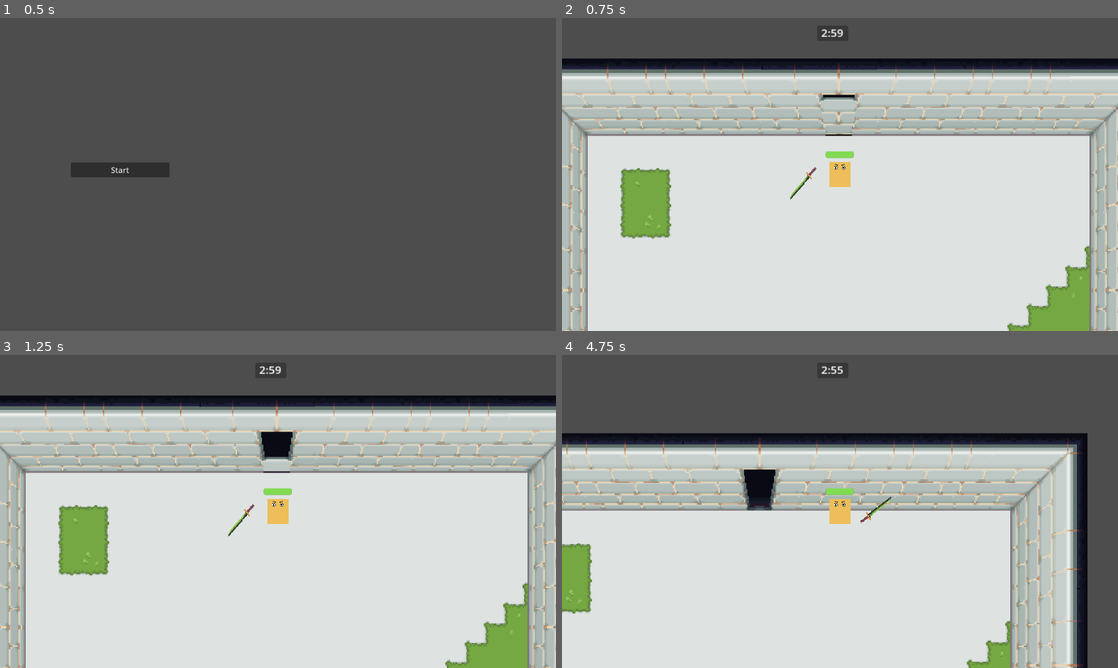
Above: before the commit, frames 1-4 (two rows, left to right).
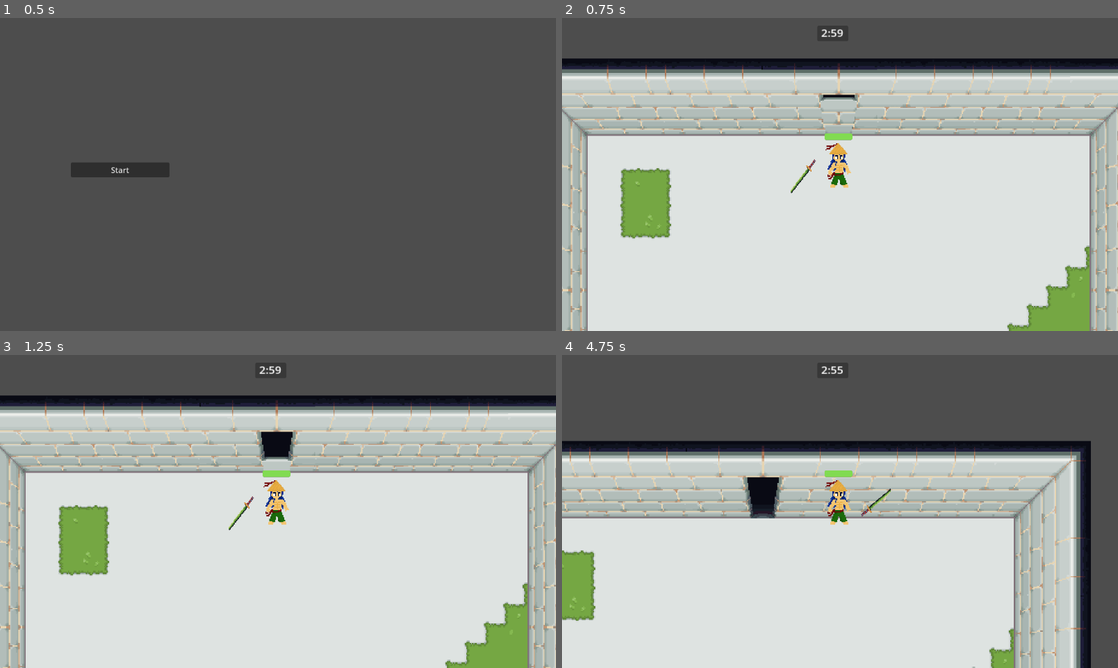
Above: after the commit, the same moments.

Repository: Filip22022/MazePrisoner
Game: Godot game, scene res://game.tscn
Same seed, same stepped clock (60 frames per second), same inputs: the game is played once before the commit and once after it.
Inputs (mouse positions are in pixels of both pictures, inside the frame that each line leads up to):
- Up to frame 1 (0.5 s): no input
- Up to frame 2 (0.75 s): click "Start" at 0.5 s
- Up to frame 3 (1.25 s): no input
- Up to frame 4 (4.75 s): move the mouse to (962, 495) at 1.27 s; hold D (move_right) 1.28-2.03 s; click (962, 495) at 1.35 s; move the mouse to (728, 527) at 2.02 s; hold S (move_down) 2.03-2.78 s; tap Space (Dash) at 2.1, 3.6 s; move the mouse to (895, 442) at 2.77 s; hold D (move_right) 2.78-3.53 s; click (895, 442) at 2.85 s; tap Enter at 3.5 s; move the mouse to (812, 574) at 3.52 s; hold W (move_up) 3.53-4.28 s; move the mouse to (1006, 558) at 4.27 s; hold A (move_left) from 4.28 s (still down); click (1006, 558) at 4.35 s

Frame 1 is identical in both runs. In frame 2, 0.8% of the frame differs, in the area x 41-53%, y 36-58%; in frame 3, 0.8%; in frame 4, 20%, in the area x 0-96%, y 24-100%.

Commit message:
Change player sprite

Diff:
--- a/player/player.tscn
+++ b/player/player.tscn
@@ -1,11 +1,12 @@
 [gd_scene load_steps=10 format=3 uid="uid://bjtvug2n8i8vt"]
 
 [ext_resource type="Script" path="res://player/player.gd" id="1_g7hg3"]
-[ext_resource type="Texture2D" uid="uid://bl0syrxdooqvf" path="res://player/player_sprite.png" id="2_3hb6n"]
+[ext_resource type="Texture2D" uid="uid://dyw0mgn7477td" path="res://player/player_sprite.png" id="2_3hb6n"]
 [ext_resource type="PackedScene" uid="uid://bavgw8hew7hmh" path="res://sword/sword.tscn" id="3_brsre"]
 [ext_resource type="Script" path="res://nodes/Hurtbox.gd" id="3_y2d3n"]
 
 [sub_resource type="CircleShape2D" id="CircleShape2D_8el24"]
+radius = 11.5829
 
 [sub_resource type="CircleShape2D" id="CircleShape2D_uyu8n"]
 radius = 87.963
@@ -35,16 +36,22 @@
 script = ExtResource("1_g7hg3")
 
 [node name="Sprite2D" type="Sprite2D" parent="."]
+position = Vector2(3.65103, -27.3149)
+scale = Vector2(3, 3)
 texture = ExtResource("2_3hb6n")
+hframes = 2
+vframes = 2
+frame = 1
 
 [node name="CollisionShape2D" type="CollisionShape2D" parent="."]
-position = Vector2(-2.44379e-06, 15.1749)
-scale = Vector2(2.20646, 1.69259)
+position = Vector2(0, 24.2799)
+scale = Vector2(2.57964, 0.632562)
 shape = SubResource("CircleShape2D_8el24")
 
 [node name="HurtBox" type="Area2D" parent="."]
 unique_name_in_owner = true
-scale = Vector2(0.6, 0.6)
+position = Vector2(0, -12.1399)
+scale = Vector2(0.6, 0.721397)
 collision_layer = 0
 collision_mask = 4
 script = ExtResource("3_y2d3n")
@@ -57,10 +64,10 @@
 
 [node name="HealthBar" type="ProgressBar" parent="."]
 unique_name_in_owner = true
-offset_left = -43.1586
-offset_top = -57.6647
-offset_right = 97.8417
-offset_bottom = -30.6647
+offset_left = -47.4634
+offset_top = -103.189
+offset_right = 93.5369
+offset_bottom = -76.1895
 scale = Vector2(0.6, 0.6)
 theme_override_styles/background = SubResource("StyleBoxFlat_67oi0")
 theme_override_styles/fill = SubResource("StyleBoxFlat_5mnl8")
@@ -69,10 +76,11 @@
 metadata/_edit_use_anchors_ = true
 
 [node name="Sword" parent="." instance=ExtResource("3_brsre")]
-position = Vector2(-3.33333, -1.66667)
+position = Vector2(-3.65103, -24.2799)
 scale = Vector2(0.904645, 0.842799)
 
 [node name="TransitionTriggerArea" type="Area2D" parent="."]
+position = Vector2(-3.65103, 0)
 collision_layer = 8
 collision_mask = 8
 
--- a/project.godot
+++ b/project.godot
@@ -83,6 +83,8 @@
 Directions="*res://autoloads/directions.gd"
 PlayerInfo="*res://autoloads/player_info.gd"
 RoomBuilder="*res://autoloads/room_builder.gd"
+GameState="*res://autoloads/game_state.gd"
+InteractionManager="*res://autoloads/interaction_manager.gd"
 
 [display]
 
@@ -133,6 +135,11 @@
 "events": [Object(InputEventKey,"resource_local_to_scene":false,"resource_name":"","device":-1,"window_id":0,"alt_press …(182 unchanged characters)…
 ]
 }
+Interact={
+"deadzone": 0.5,
+"events": [Object(InputEventKey,"resource_local_to_scene":false,"resource_name":"","device":-1,"window_id":0,"alt_pressed":false,"shift_pressed":false,"ctrl_pressed":false,"meta_pressed":false,"pressed":false,"keycode":0,"physical_keycode":69,"key_label":0,"unicode":101,"echo":false,"script":null)
+]
+}
 
 [layer_names]
 
--- a/sword/sword.tscn
+++ b/sword/sword.tscn
@@ -128,6 +128,30 @@
 "transitions": PackedFloat32Array(1),
 "update": 1,
 "values": [true]
+}
+tracks/4/type = "value"
+tracks/4/imported = false
+tracks/4/enabled = true
+tracks/4/path = NodePath("weaponPivot/Sprite2D:rotation")
+tracks/4/interp = 1
+tracks/4/loop_wrap = true
+tracks/4/keys = {
+"times": PackedFloat32Array(0, 0.5, 1),
+"transitions": PackedFloat32Array(1, 1, 1),
+"update": 0,
+"values": [-0.0796233, -0.123222, -0.0796233]
+}
+tracks/5/type = "value"
+tracks/5/imported = false
+tracks/5/enabled = true
+tracks/5/path = NodePath("weaponPivot/Sprite2D:position")
+tracks/5/interp = 1
+tracks/5/loop_wrap = true
+tracks/5/keys = {
+"times": PackedFloat32Array(0, 0.5, 1),
+"transitions": PackedFloat32Array(1, 1, 1),
+"update": 0,
+"values": [Vector2(123.333, -32.6667), Vector2(120, -38), Vector2(123.333, -32.6667)]
 }
 
 [sub_resource type="Animation" id="Animation_1isax"]
@@ -168,7 +192,7 @@
 "times": PackedFloat32Array(0, 0.04, 0.08, 0.2, 0.24, 0.28, 0.34),
 "transitions": PackedFloat32Array(1, 1, 1, 1, 1, 1, 1),
 "update": 0,
-"values": [Vector2(122, -31.3333), Vector2(109.333, -64.6667), Vector2(156, -20), Vector2(161.333, 62), Vector2(134, 95.3333), Vector2(99.3333, 116), Vector2(122, -31.3333)]
+"values": [Vector2(122, -31.3333), Vector2(106, -70.6667), Vector2(166, 4), Vector2(161.333, 62), Vector2(134, 95.3333), Vector2(99.3333, 116), Vector2(122, -31.3333)]
 }
 tracks/3/type = "value"
 tracks/3/imported = false
Binary file changed: player/player_sprite.png
Not shown, changed: player/player_sprite.png.import
